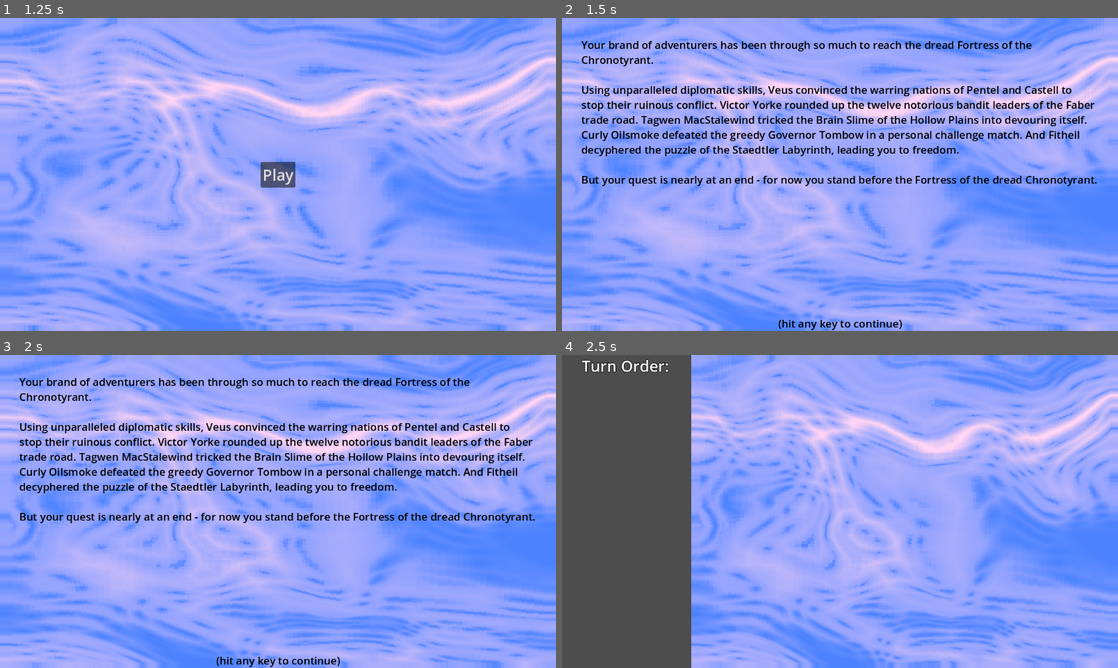
Above: before the commit, frames 1-4 (two rows, left to right).
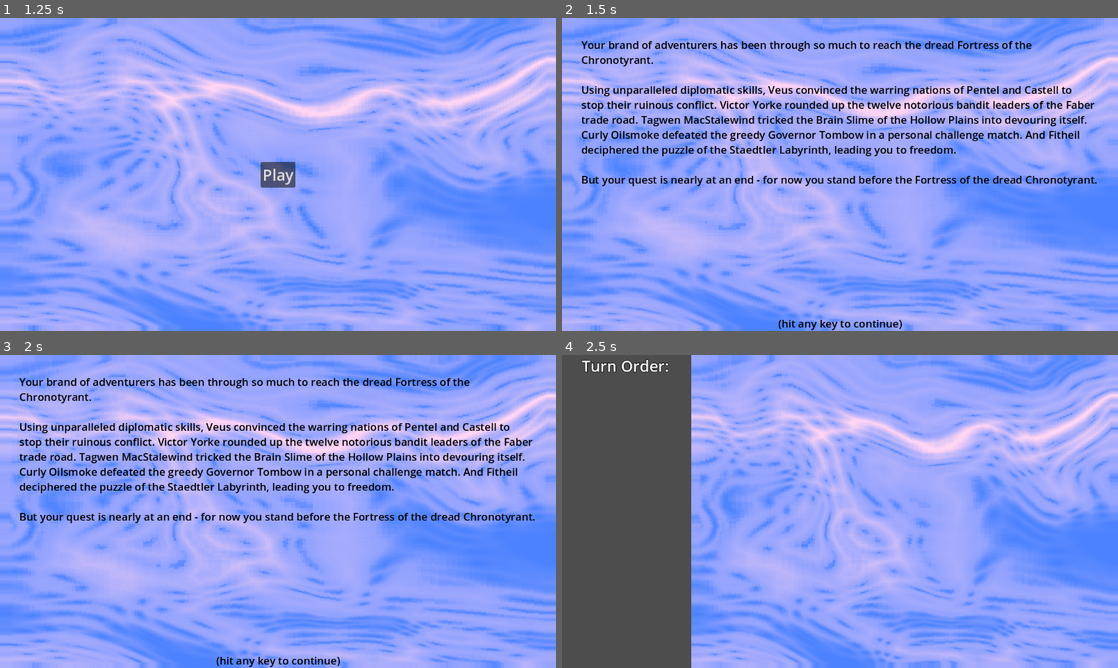
Above: after the commit, the same moments.

Repository: Habidakus/wild-jam-78-erase
Game: Godot game, scene res://Scenes/main.tscn
The game is run twice, just before and just after one commit, with the same random seed, the same clock (stepped at 60 frames per second) and the same inputs. The engine's default icon, where the game draws it, is replaced by a stand-in: a white triangle on a blue panel in a dark square.
Inputs (mouse positions are in pixels of both pictures, inside the frame that each line leads up to):
- Up to frame 1 (1.25 s): tap Enter at 0.5 s; move the mouse to (400, 158) at 0.52 s; click (400, 158) at 0.67 s
- Up to frame 2 (1.5 s): click "Play" at 1.25 s
- Up to frame 3 (2 s): no input
- Up to frame 4 (2.5 s): tap Enter at 2 s; move the mouse to (728, 527) at 2.02 s; click (728, 527) at 2.17 s

Frame 1 is identical in both runs. In frame 2, 1.0% of the frame differs, in the area x 6-72%, y 40-45%; in frame 3, 1.0%; in frame 4, nothing differs.

Commit message:
Added failure conditions

Diff:
--- a/Scenes/main.tscn
+++ b/Scenes/main.tscn
@@ -184,6 +184,20 @@
 shader_parameter/noiseX = SubResource("NoiseTexture2D_xs4ou")
 shader_parameter/noiseY = SubResource("NoiseTexture2D_yjbvs")
 
+[sub_resource type="Gradient" id="Gradient_ctt8h"]
+offsets = PackedFloat32Array(0, 0.0219124, 0.0517928, 0.0936255, 0.996933)
+colors = PackedColorArray(0.299968, 0.511606, 1, 1, 0.615702, 0.680381, 1, 1, 1, 0.53576, 0.906882, 1, 1, 0.568339, 0.465956, 1, 0.487803, 0.120492, 5.14999e-06, 1)
+
+[sub_resource type="GradientTexture1D" id="GradientTexture1D_n8t20"]
+gradient = SubResource("Gradient_ctt8h")
+
+[sub_resource type="ShaderMaterial" id="ShaderMaterial_avcfv"]
+shader = SubResource("Shader_gc61x")
+shader_parameter/speed = 0.1
+shader_parameter/color_gradient = SubResource("GradientTexture1D_n8t20")
+shader_parameter/noiseX = SubResource("NoiseTexture2D_xs4ou")
+shader_parameter/noiseY = SubResource("NoiseTexture2D_yjbvs")
+
 [node name="Main" type="Control"]
 layout_mode = 3
 anchors_preset = 15
@@ -197,6 +211,7 @@
 initial_state = NodePath("Splash")
 
 [node name="Splash" type="Control" parent="OverStateMachine" node_paths=PackedStringArray("next_state")]
+visible = false
 layout_mode = 3
 anchors_preset = 15
 anchor_right = 1.0
@@ -479,6 +494,7 @@
 script = ExtResource("9_8hvbj")
 
 [node name="BossBattle" type="Control" parent="OverStateMachine/Game/GameStateMachine"]
+visible = false
 layout_mode = 3
 anchors_preset = 15
 anchor_right = 1.0
@@ -625,4 +641,65 @@
 offset_bottom = 40.0
 script = ExtResource("15_b6n3m")
 
+[node name="Defeated" type="Control" parent="OverStateMachine/Game/GameStateMachine" node_paths=PackedStringArray("next_state")]
+layout_mode = 3
+anchors_preset = 15
+anchor_right = 1.0
+anchor_bottom = 1.0
+grow_horizontal = 2
+grow_vertical = 2
+script = ExtResource("2_mqr82")
+next_state = NodePath("../PreGame")
+
+[node name="Background" type="ColorRect" parent="OverStateMachine/Game/GameStateMachine/Defeated"]
+material = SubResource("ShaderMaterial_avcfv")
+layout_mode = 1
+anchors_preset = 15
+anchor_right = 1.0
+anchor_bottom = 1.0
+grow_horizontal = 2
+grow_vertical = 2
+size_flags_horizontal = 3
+
+[node name="Label" type="Label" parent="OverStateMachine/Game/GameStateMachine/Defeated"]
+layout_mode = 1
+anchors_preset = 7
+anchor_left = 0.5
+anchor_top = 1.0
+anchor_right = 0.5
+anchor_bottom = 1.0
+offset_left = -104.0
+offset_top = -48.0
+offset_right = 104.0
+offset_bottom = -25.0
+grow_horizontal = 2
+grow_vertical = 0
+size_flags_horizontal = 4
+theme_override_colors/font_color = Color(0, 0, 0, 1)
+text = "(press any key to continue)"
+
+[node name="MarginContainer" type="MarginContainer" parent="OverStateMachine/Game/GameStateMachine/Defeated"]
+layout_mode = 1
+anchors_preset = 15
+anchor_right = 1.0
+anchor_bottom = 1.0
+grow_horizontal = 2
+grow_vertical = 2
+theme_override_constants/margin_left = 40
+theme_override_constants/margin_top = 40
+theme_override_constants/margin_right = 40
+theme_override_constants/margin_bottom = 40
+
+[node name="RichTextLabel" type="RichTextLabel" parent="OverStateMachine/Game/GameStateMachine/Defeated/MarginContainer"]
+layout_mode = 2
+theme_override_colors/default_color = Color(0, 0, 0, 1)
+theme_override_font_sizes/normal_font_size = 32
+theme_override_font_sizes/bold_font_size = 64
+bbcode_enabled = true
+text = "[center][b]Inevitable Defeat[/b][/center]
+
+... It must have been fated that the Chronotyrant was never to be overthrown. An act of madness to even think that anyone, no matter how skilled, could stop his eventual rule over every epoch.
+
+Knowing this... who would be foolish enough to try - again?"
+
 [connection signal="button_up" from="OverStateMachine/Menu/Button" to="OverStateMachine/Menu" method="_on_button_button_up"]
--- a/Scripts/game.gd
+++ b/Scripts/game.gd
@@ -19,10 +19,22 @@
 	combat_state_machine_state.init(self)
 	path_state_machine_state = find_child("PathSelection") as SMSPath
 	path_state_machine_state.init(self, rnd)
+	(find_child("Defeated") as StateMachineState).state_exit.connect(Callable(self, "accepted_defeat"))
 	find_child("PreGame").init(self)
 	find_child("PostCombat").init(self)
 	find_child("LoopExposition").init(self, rnd)
 	find_child("BossBattle").init(self)
+
+func accepted_defeat() -> void:
+	heroes.clear()
+	foes.clear()
+	game_state.release()
+	game_state = null
+	game_path.clear()
+	initialize_path(rnd)
+	find_child("LoopExposition").restart(rnd)
+	path_state_machine_state.reset_node_colors()
+	our_state_machine.switch_state("Menu")
 
 var hero_cgs : EGameState.CalculusGetScore
 var foe_cgs : EGameState.CalculusGetScore
@@ -189,6 +201,16 @@
 			else:
 				computer_count += 1
 	return human_count == 0 || computer_count == 0
+
+func are_all_hereos_dead() -> bool:
+	if game_state == null:
+		return false
+	var human_count : int = 0
+	for unit : UnitStats in game_state.units:
+		if unit.is_alive():
+			if unit.side == UnitStats.Side.HUMAN:
+				human_count += 1
+	return human_count == 0
 
 var trip_sheet_labels : Dictionary # <unit id, label>
 func ready_trip_sheet() -> void:
--- a/Scripts/gamestate_combat.gd
+++ b/Scripts/gamestate_combat.gd
@@ -23,7 +23,10 @@
 
 	cooldown = rest
 	if game.is_fight_finished():
-		our_state_machine.switch_state("PostCombat")
+		if game.are_all_hereos_dead():
+			our_state_machine.switch_state("Defeated")
+		else:
+			our_state_machine.switch_state("PostCombat")
 		return
 
 	game.run_one_turn()
--- a/Scripts/loop_exposition.gd
+++ b/Scripts/loop_exposition.gd
@@ -6,7 +6,7 @@
 		"You had to waste a year slowly sneaking through the Hollow Plains an inch at a time, just to avoid the dreaded Brain Slime."
 	],
 	[
-		"The voratious Tinariwen Lion was slain in bloody combat by NAME.",
+		"The voracious Tinariwen Lion was slain in bloody combat by NAME.",
 		"You came across an entire town that had been devoured by the Tinariwen Lion."
 	],
 	[
@@ -14,16 +14,16 @@
 		"You were struck wordless for a month when you heard of the tragedy of the Boreas orphans."
 	],
 	[
-		"NAME decyphered the puzzle of the Staedtler Labyrinth, leading you to freedom.",
-		"The craven Staedtler Oracles, decieved by a false prophecy, locked you away in their labyrinth - your liberty gained only when they died from internecine fighting."
+		"NAME deciphered the puzzle of the Staedtler Labyrinth, leading you to freedom.",
+		"The craven Staedtler Oracles, deceived by a false prophecy, locked you away in their labyrinth - your liberty gained only when they died from internecine fighting."
 	],
 	[
 		"NAME defeated the greedy Governor Tombow in a personal challenge match.",
-		"The vile Governor Tombow keep you locked in his gladitorial arena for a year, before begrudgingly granting your earned freedom."
+		"The vile Governor Tombow keep you locked in his gladiatorial arena for a year, before begrudgingly granting your earned freedom."
 	],
 	[
 		"Using unparalleled diplomatic skills, NAME convinced the warring nations of Pentel and Castell to stop their ruinous conflict.",
-		"You were brought to tears while marching through the war ravaged nations of Pentel and Cestell, their populations devistated, their cities in ruins."
+		"You were brought to tears while marching through the war ravaged nations of Pentel and Cestell, their populations devastated, their cities in ruins."
 	],
 	[
 		"NAME rounded up the twelve notorious bandit leaders of the Faber trade road.",
@@ -38,10 +38,19 @@
 
 func init(_game : Game, rnd : RandomNumberGenerator) -> void:
 	game = _game
+	shuffle_events(rnd)
+
+func shuffle_events(rnd : RandomNumberGenerator) -> void:
 	for i : int in range(0, pre_castle_events.size()):
 		var order : float = rnd.randf()
 		event_shuffle.append([i, order])
 	event_shuffle.sort_custom(func(a, b) : return a[1] < b[1])
+
+func restart(rnd : RandomNumberGenerator) -> void:
+	hero_event_binding.clear()
+	event_order.clear()
+	event_shuffle.clear()
+	shuffle_events(rnd)
 
 func enter_state() -> void:
 	super.enter_state()
Not shown: 1 places in Scenes/main.tscn that only renumber resources
Not shown, changed: todo.txt
